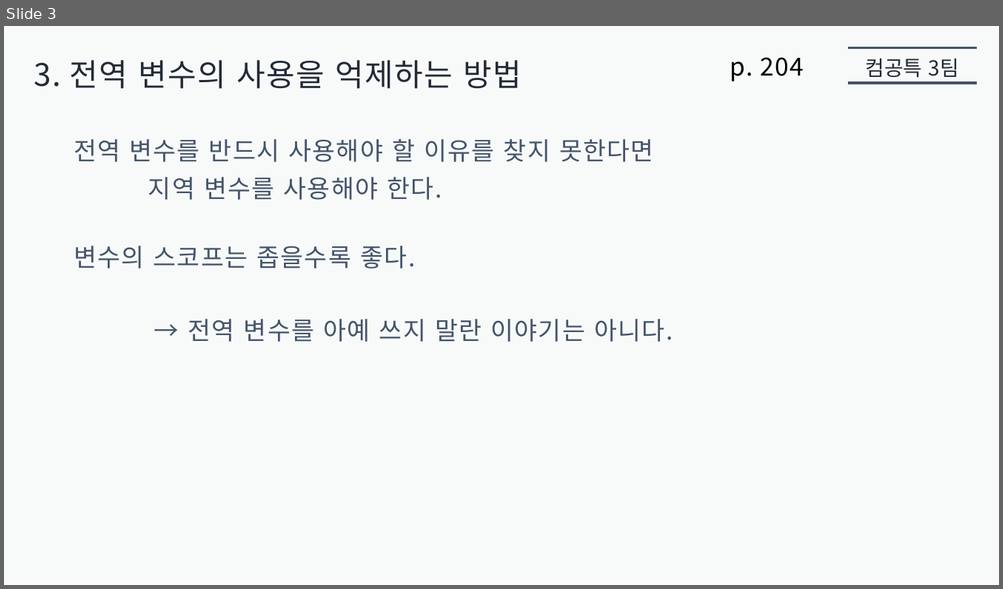
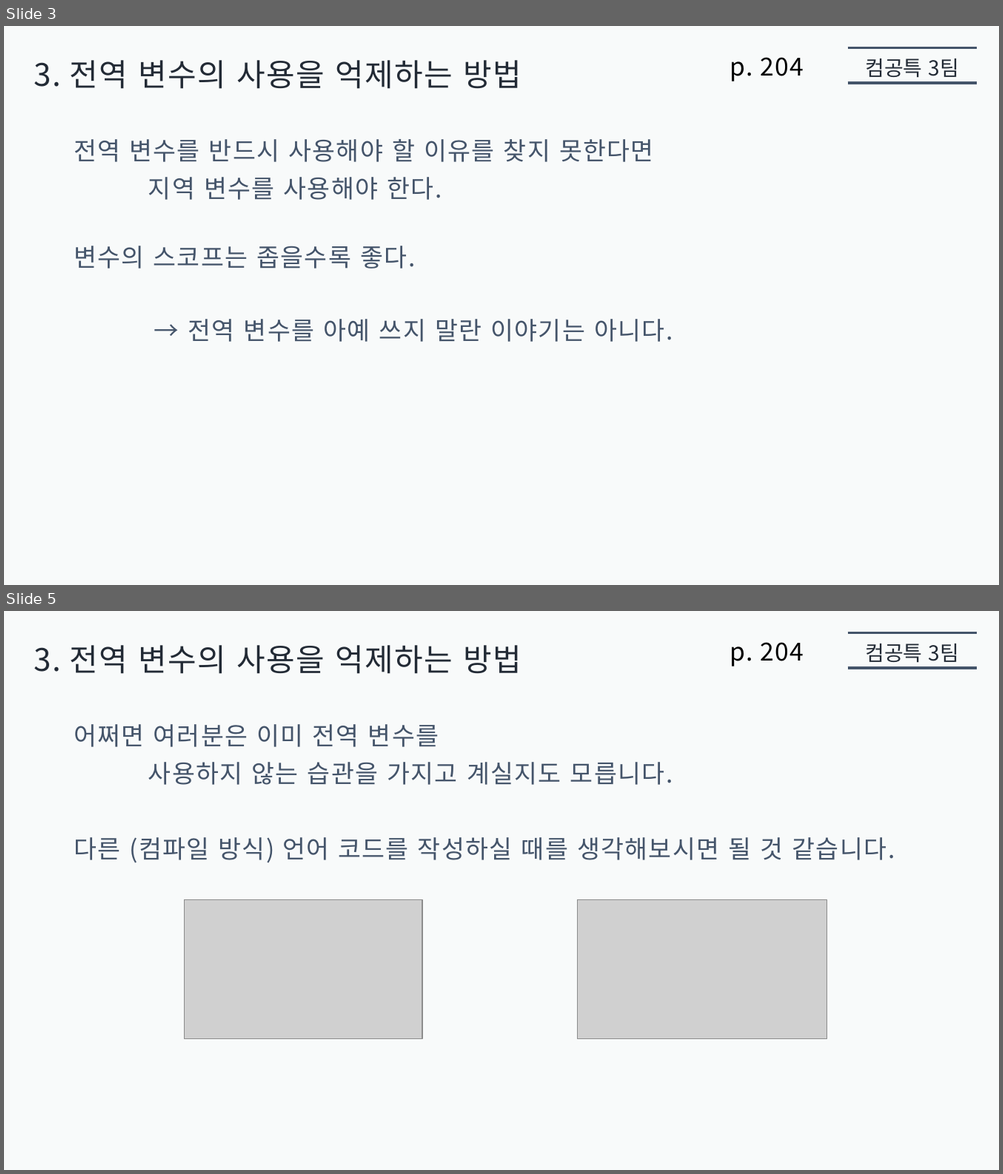
Before and after one commit to jaehoo1/Modern-JavaScript-Deep-Dive, a slide deck: 10. 전역 변수의 문제점/presentation10/jaehoo1/전역 변수의 문제점.pptx. Shown one above the other, each under a label of ours: slide 3 before the commit, slides 3 and 5 after it; the slides between them are not shown. The pictures are 1003x589 and 1003x1174 pixels, drawn with LibreOffice and Linux fonts; fonts in the diff are those of the drawing; grey boxes stand for pictures. Boxes give left, top, right and bottom in pixels: in the first picture for what was removed or moved away, otherwise in the second. Text is boxed around its words. In the diff, an @@ line names an element or a change of style, - is before the commit and + after.

Commit message:
docs(jaehoo1) : ppt 작성중

```diff
--- a/10. 전역 변수의 문제점/presentation10/jaehoo1/전역 변수의 문제점.pptx
+++ b/10. 전역 변수의 문제점/presentation10/jaehoo1/전역 변수의 문제점.pptx
@@ slide 5 added at [4, 611, 999, 1170], background #F8FAFA @@
@@ line added from (848, 632) to (976, 632), #44546A 2.75 pt @@
@@ text added at [34, 645, 522, 674], 30 pt, text #222A35 @@
+3. 전역 변수의 사용을 억제하는 방법
@@ text added at [729, 642, 804, 667], 24 pt, text #000000 @@
+p. 204
@@ text added at [865, 644, 959, 662], 20 pt, text #222A35 @@
+컴공특 3팀
@@ line added from (848, 668) to (976, 668), #44546A 2.75 pt @@
@@ text added at [74, 724, 438, 747], 24 pt, text #44546A @@
+어쩌면 여러분은 이미 전역 변수를
@@ text added at [148, 762, 673, 785], 24 pt, text #44546A @@
+사용하지 않는 습관을 가지고 계실지도 모릅니다.
@@ text added at [74, 837, 894, 863], 24 pt, text #44546A @@
+다른 (컴파일 방식) 언어 코드를 작성하실 때를 생각해보시면 될 것 같습니다.
@@ picture added at [184, 900, 422, 1040] @@
@@ picture added at [577, 900, 826, 1039] @@
```
Also in this commit, not shown: 1 slide changed, 13 other slides added.
